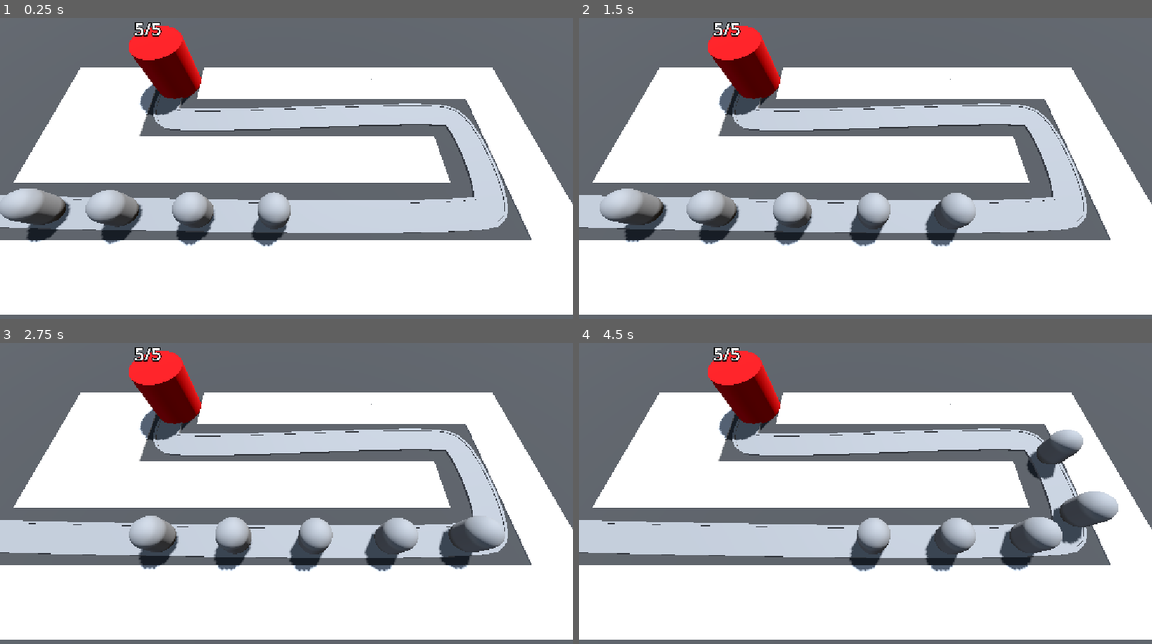
Above: before the commit, frames 1-4 (two rows, left to right).
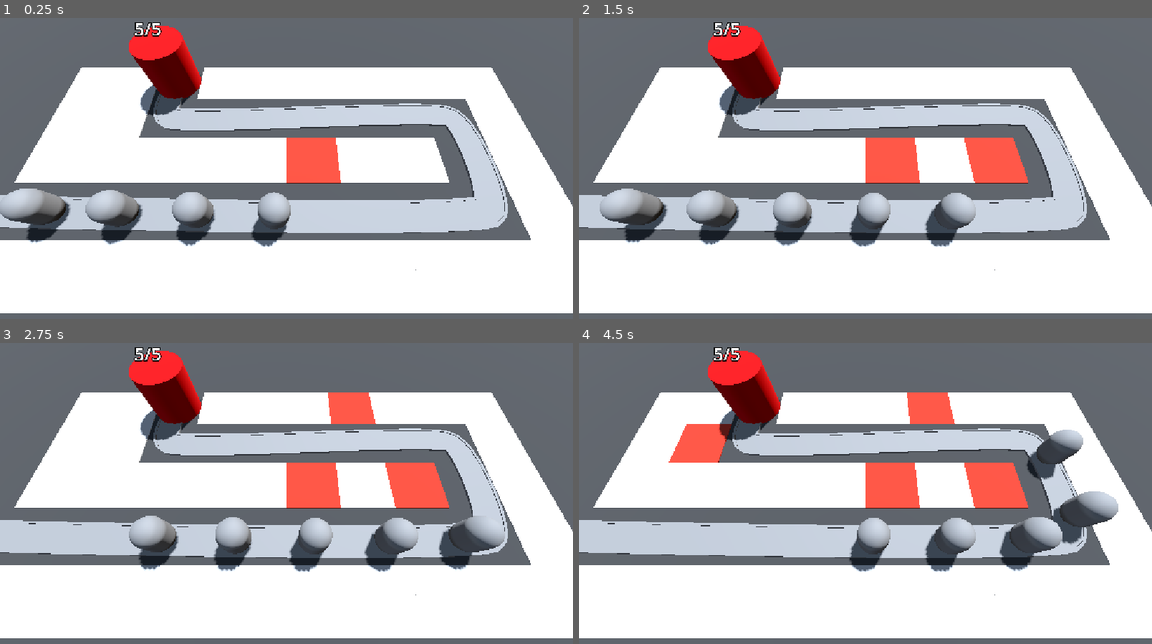
Above: after the commit, the same moments.

Repository: sylvainlap/gamedev.tv-barbarian-blaster
Game: Godot game, scene res://base_level.tscn
Two runs of this game, one before a commit and one after it. Both use one fixed random seed, a clock stepped at 60 frames per second and the inputs below.
Inputs (mouse positions are in pixels of both pictures, inside the frame that each line leads up to):
- Up to frame 1 (0.25 s): no input
- Up to frame 2 (1.5 s): move the mouse to (991, 150) at 0.52 s; move the mouse to (750, 183) at 1.27 s
- Up to frame 3 (2.75 s): move the mouse to (343, 421) at 2.02 s
- Up to frame 4 (4.5 s): move the mouse to (836, 556) at 2.77 s; move the mouse to (1037, 541) at 3.52 s; move the mouse to (693, 445) at 4.27 s

The runs differ from the first frame. In frame 1, 2.4% of the frame differs, in the area x 0-100%, y 16-99%; in frame 2, 3.8%; in frame 3, 4.6%; in frame 4, 5.6%.

Commit message:
feat(game): course 3.12 done

Diff:
--- a/base_level.tscn
+++ b/base_level.tscn
@@ -1,5 +1,6 @@
 [gd_scene format=3 uid="uid://dtcnxxofouqf8"]
 
+[ext_resource type="PackedScene" uid="uid://bdsfw7wypncoj" path="res://ray_picker_camera/ray_picker_camera.tscn" id="1_3o4py"]
 [ext_resource type="MeshLibrary" uid="uid://dcwopo3qy6qee" path="res://mesh_librairies/space_library.tres" id="1_bo3yr"]
 [ext_resource type="PackedScene" uid="uid://wlvpvb3olsni" path="res://enemy/ennemy.tscn" id="2_5vx1e"]
 [ext_resource type="PackedScene" uid="uid://dmp15xq1xg24g" path="res://base/base.tscn" id="3_eesb3"]
@@ -40,15 +41,18 @@
 size = Vector3(100, 2, 100)
 material = SubResource("StandardMaterial3D_bo3yr")
 
-[node name="Camera3D" type="Camera3D" parent="." unique_id=1164708633]
+[node name="RayPickerCamera" parent="." unique_id=1719540642 node_paths=PackedStringArray("grid_map") instance=ExtResource("1_3o4py")]
 transform = Transform3D(1, 0, 0, 0, 0.42261824, 0.9063078, 0, -0.9063078, 0.42261824, 0, 14.5, 9.5)
+grid_map = NodePath("../GridMap")
 
 [node name="GridMap" type="GridMap" parent="." unique_id=1780742511]
 mesh_library = ExtResource("1_bo3yr")
 cell_size = Vector3(4, 0.1, 4)
+cell_center_y = false
 data = {
 "cells": PackedInt32Array(65535, 65534, 1441792, 65535, 2, 1441792, 65531, 65535, 1441792, 65531, 65534, 1441792, 65532 …(498 unchanged characters)…
 }
+metadata/_editor_floor_ = Vector3(0, 0, 0)
 
 [node name="Path3D" type="Path3D" parent="." unique_id=191399162]
 curve = SubResource("Curve3D_jfg3o")
@@ -96,11 +100,11 @@
 path_joined = false
 
 [node name="Enemy" parent="Path3D" unique_id=163458957 instance=ExtResource("2_5vx1e")]
-transform = Transform3D(-0.028558811, 0, -0.9995576, 0, 0.9999962, 0, 0.9995582, 0, -0.028558794, -22, 0, 6)
+transform = Transform3D(-0.028558783, 0, -0.99955666, 0, 0.9999962, 0, 0.99955726, 0, -0.028558766, -22, 0, 6)
 speed = 5.0
 
 [node name="Enemy2" parent="Path3D" unique_id=1410204475 instance=ExtResource("2_5vx1e")]
-transform = Transform3D(-0.024007102, 0, -0.9996772, 0, 0.9999962, 0, 0.9996778, 0, -0.024007088, -17.001804, 0, 6.1290264)
+transform = Transform3D(-0.02400708, 0, -0.9996762, 0, 0.9999962, 0, 0.9996768, 0, -0.024007065, -17.001804, 0, 6.1290264)
 progress = 5.0
 speed = 5.0
 
--- /dev/null
+++ b/ray_picker_camera/ray_picker_camera.gd
@@ -0,0 +1,20 @@
+extends Camera3D
+
+@export var distance: float = 100.0
+@export var grid_map: GridMap
+
+@onready var ray_cast_3d: RayCast3D = $RayCast3D
+
+
+func _process(_delta: float) -> void:
+	var mouse_position: Vector2 = get_viewport().get_mouse_position()
+	ray_cast_3d.target_position = project_local_ray_normal(mouse_position) * distance
+	ray_cast_3d.force_raycast_update()
+
+	if ray_cast_3d.is_colliding():
+		var collider = ray_cast_3d.get_collider()
+		if collider is GridMap:
+			var collision_point = ray_cast_3d.get_collision_point()
+			var cell = grid_map.local_to_map(collision_point)
+			if grid_map.get_cell_item(cell) == 0:
+				grid_map.set_cell_item(cell, 1)
--- /dev/null
+++ b/ray_picker_camera/ray_picker_camera.tscn
@@ -0,0 +1,9 @@
+[gd_scene format=3 uid="uid://bdsfw7wypncoj"]
+
+[ext_resource type="Script" uid="uid://cefok3w1d1ne0" path="res://ray_picker_camera/ray_picker_camera.gd" id="1_tf1ad"]
+
+[node name="RayPickerCamera" type="Camera3D" unique_id=1719540642]
+transform = Transform3D(1, 0, 0, 0, 0.42261824, 0.9063078, 0, -0.9063078, 0.42261824, 0, 0, 0)
+script = ExtResource("1_tf1ad")
+
+[node name="RayCast3D" type="RayCast3D" parent="." unique_id=971431283]
Not shown, added: ray_picker_camera/ray_picker_camera.gd.uid
